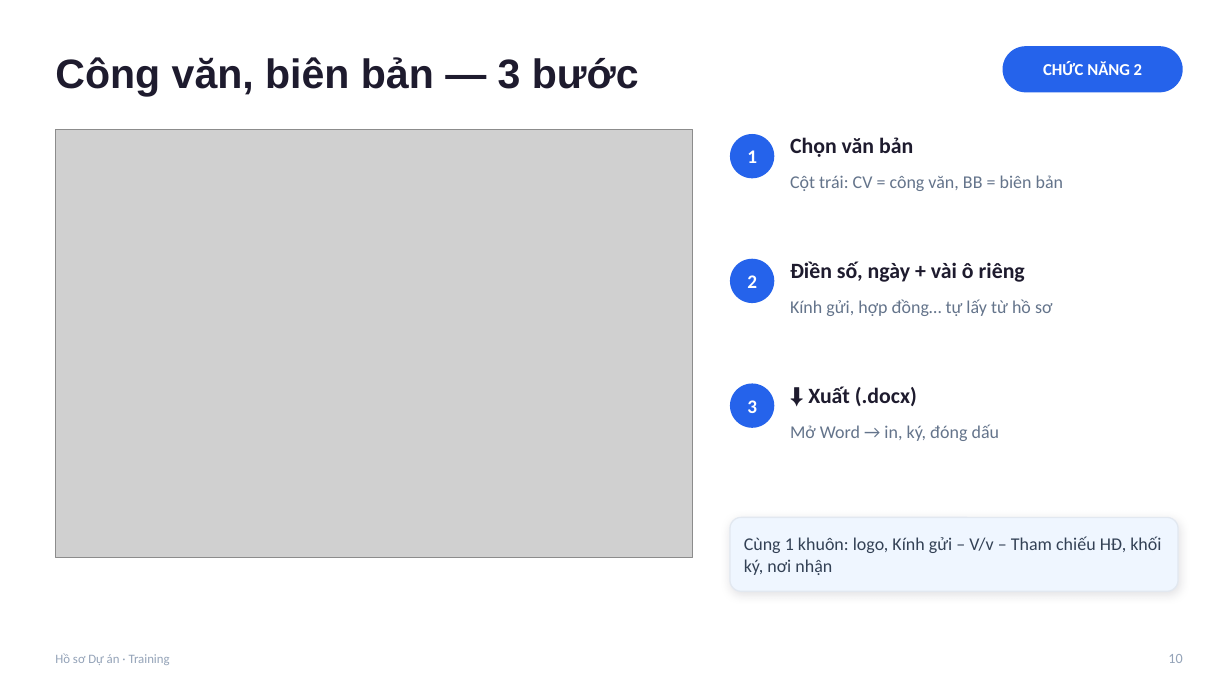
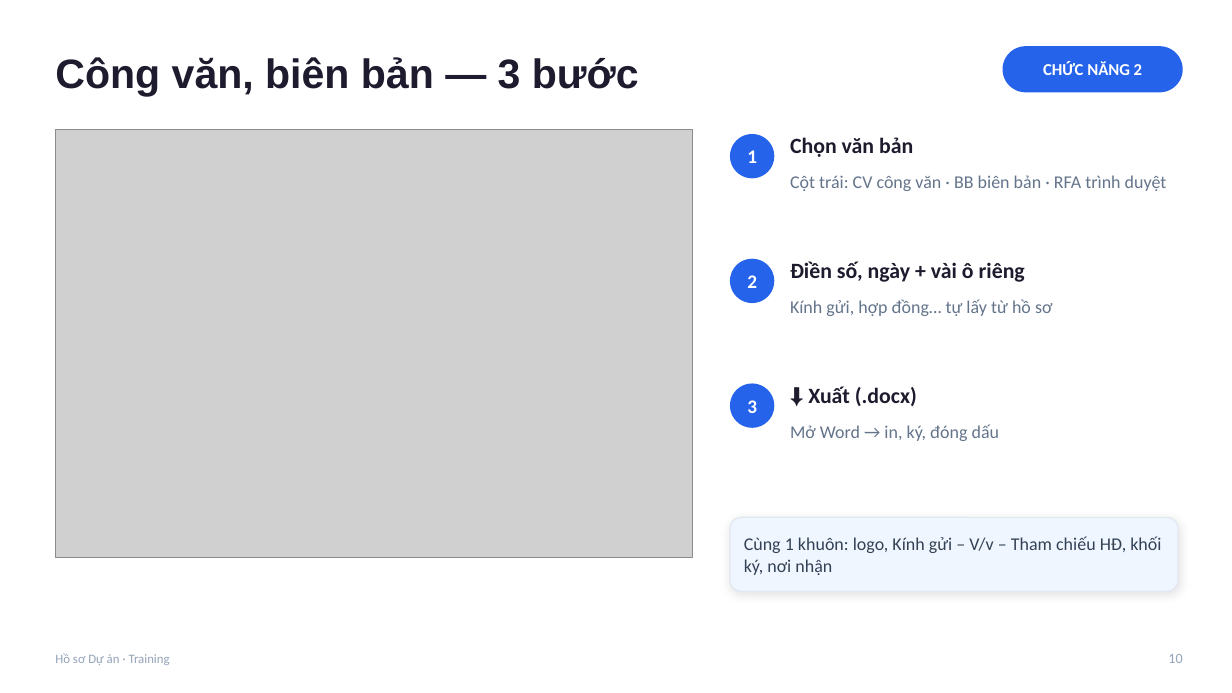
Before and after one commit to xaxa9ztb/TrackingTS, a slide deck: slide 10 of docs/Training-Ho-so-Du-an.pptx. Drawn at 1232x693 pixels with LibreOffice and Linux fonts; fonts in the diff are those of the drawing; grey boxes stand for pictures. Boxes give left, top, right and bottom in pixels: in the first picture for what was removed or moved away, otherwise in the second. Text is boxed around its words. In the diff, an @@ line names an element or a change of style, - is before the commit and + after.

```diff
--- a/docs/Training-Ho-so-Du-an.pptx
+++ b/docs/Training-Ho-so-Du-an.pptx
@@ text at (790,175,1167,191): text changed @@
-Cột trái: CV = công văn, BB = biên bản
+Cột trái: CV công văn · BB biên bản · RFA trình duyệt
```
Also in this commit, not shown: 3 other slides changed, 1 slide added, 4 other files.
